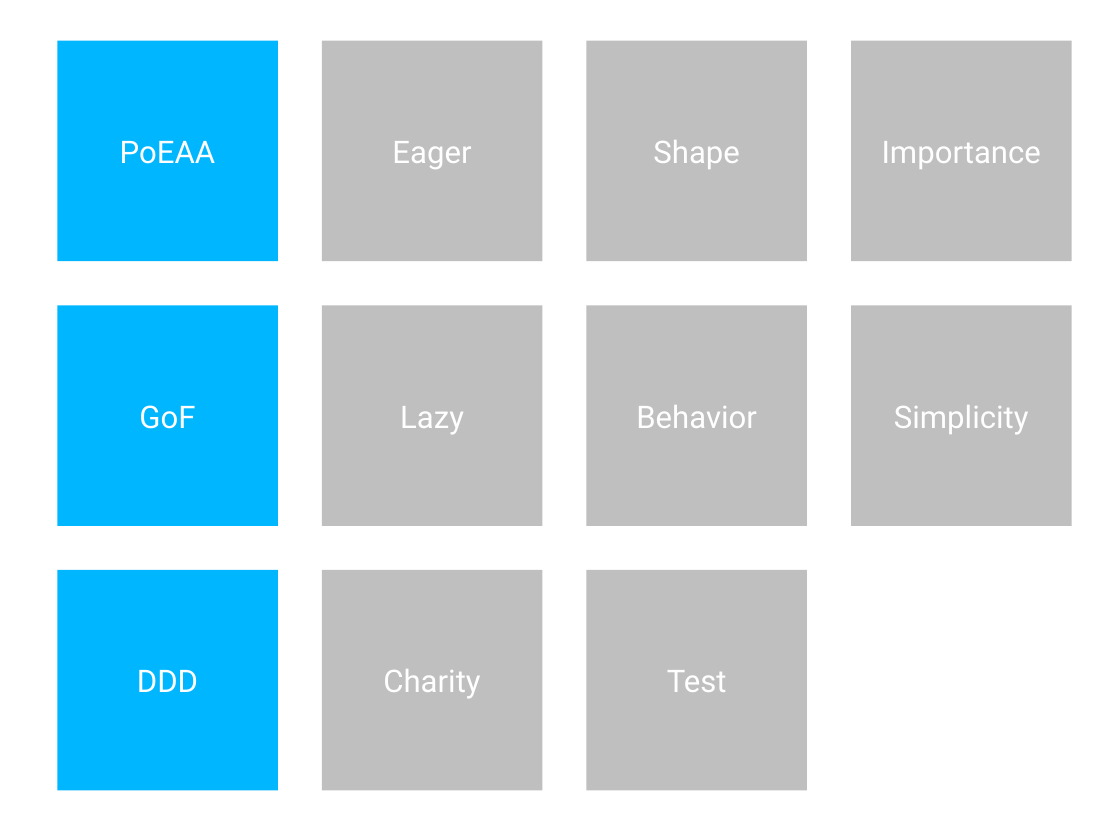
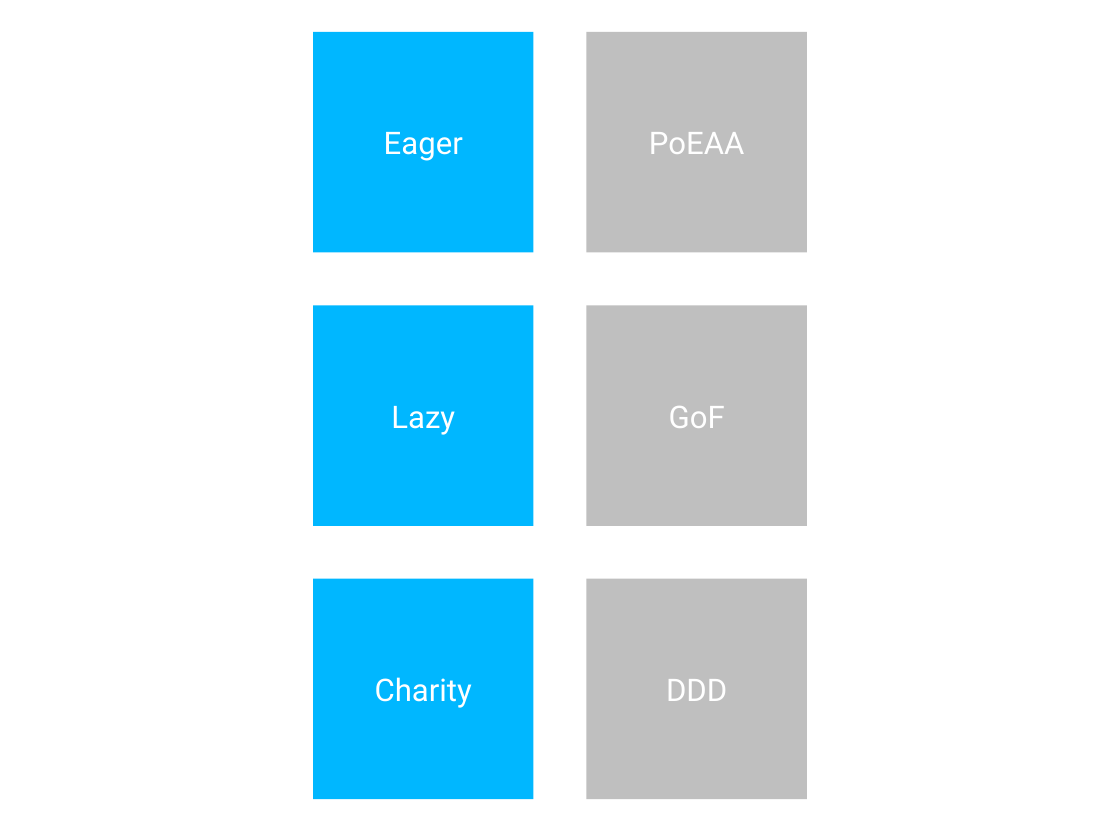
Before and after one commit to cessor/empathiccode, a slide deck: slide 79 of WeaselWords-DotnetDevCon.pptx (slide 54 before the commit). Drawn at 1120x840 pixels with LibreOffice and Linux fonts; fonts in the diff are those of the drawing. Boxes give left, top, right and bottom in pixels: in the first picture for what was removed or moved away, otherwise in the second. Text is boxed around its words. In the diff, an @@ line names an element or a change of style, - is before the commit and + after.

```diff
--- a/WeaselWords-DotnetDevCon.pptx
+++ b/WeaselWords-DotnetDevCon.pptx
@@ rectangle "Eager": place and size @@
-rectangle "Eager" at [321,40,542,261]
+rectangle "Eager" at [314,32,534,253]
@@ fill #00B7FF to #BFBFBF in 3 elements at [587,579,808,800], [587,306,808,526], [587,32,808,253] @@
@@ rectangle "PoEAA": place and size @@
-rectangle "PoEAA" at [57,40,278,261]
+rectangle "PoEAA" at [587,32,808,253]
@@ rectangle removed at [587,40,808,261] @@
-Shape
@@ rectangle removed at [851,40,1072,261] @@
-Importance
@@ rectangle "Lazy": place and size @@
-rectangle "Lazy" at [321,306,542,526]
+rectangle "Lazy" at [314,306,534,526]
@@ rectangle "GoF": place and size @@
-rectangle "GoF" at [57,306,278,526]
+rectangle "GoF" at [587,306,808,526]
@@ rectangle removed at [587,306,808,526] @@
-Behavior
@@ rectangle removed at [851,306,1072,526] @@
-Simplicity
@@ fill #BFBFBF to #00B7FF in 3 elements at [314,306,534,526], [314,32,534,253], [314,579,534,800] @@
@@ rectangle "Charity": place and size @@
-rectangle "Charity" at [321,570,542,791]
+rectangle "Charity" at [314,579,534,800]
@@ rectangle "DDD": place and size @@
-rectangle "DDD" at [57,570,278,791]
+rectangle "DDD" at [587,579,808,800]
@@ rectangle removed at [587,570,808,791] @@
-Test
```
Also in this commit, not shown: 17 other slides changed, 26 slides added, 6 slides removed, 2 other files.
